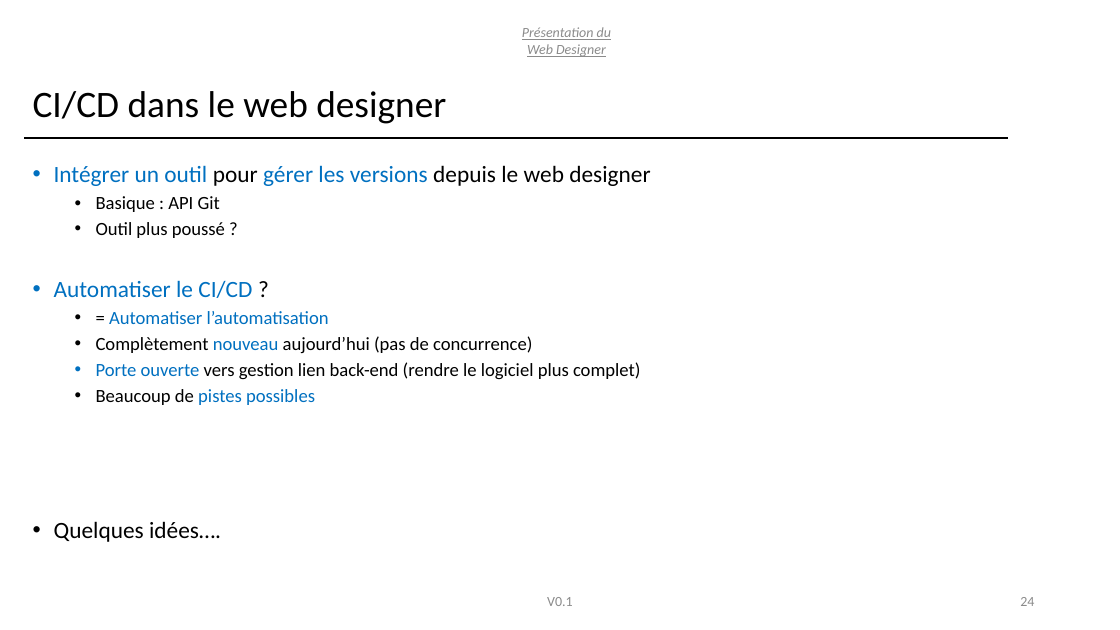
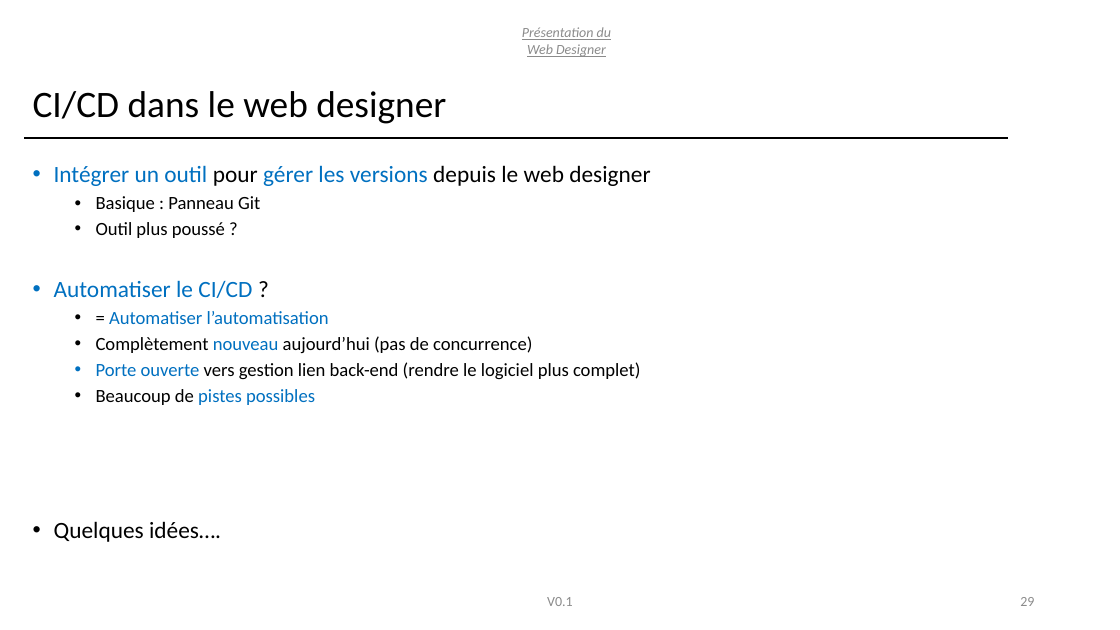
Before and after one commit to T4ouf/Web-Designer, a slide deck: slide 29 of doc/pitch/Presentation-Conception.pptx (slide 24 before the commit). Drawn at 1120x630 pixels with LibreOffice and Linux fonts; fonts in the diff are those of the drawing. Boxes give left, top, right and bottom in pixels: in the first picture for what was removed or moved away, otherwise in the second. Text is boxed around its words. In the diff, an @@ line names an element or a change of style, - is before the commit and + after.

```diff
--- a/doc/pitch/Presentation-Conception.pptx
+++ b/doc/pitch/Presentation-Conception.pptx
@@ text at bbox=[96, 196, 260, 212]: text changed @@
-  • Basique : API Git
+  • Basique : Panneau Git
@@ page number at bbox=[1020, 597, 1034, 606]: text changed @@
-24
+29
```
Also in this commit, not shown: 5 other slides changed, 1 slide added, 3 other files.
